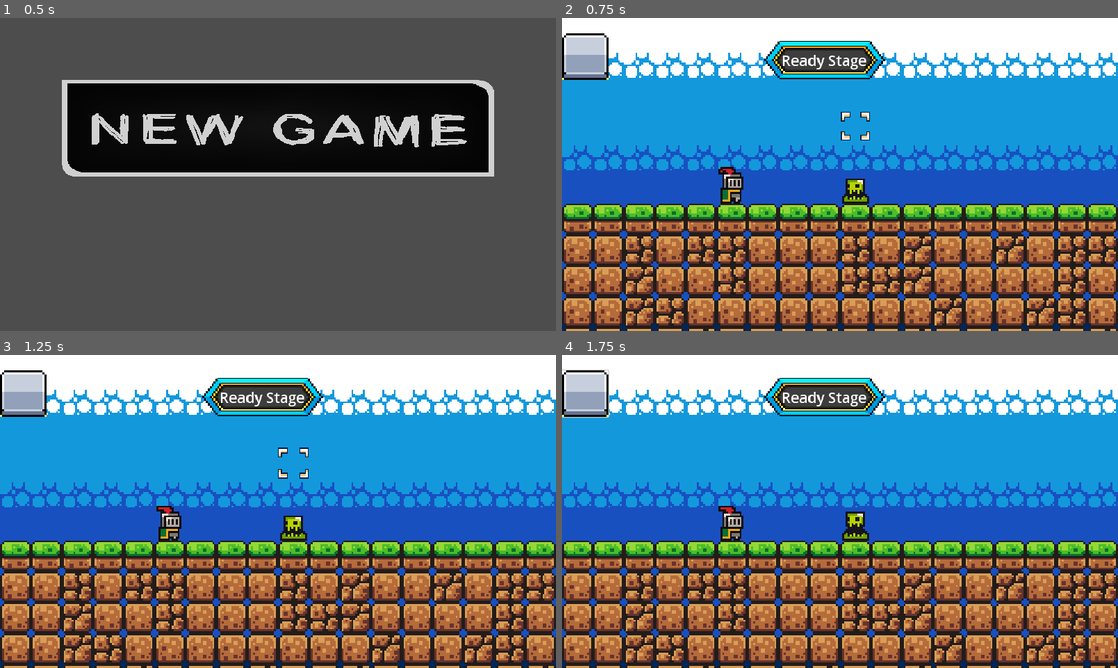
Above: before the commit, frames 1-4 (two rows, left to right).
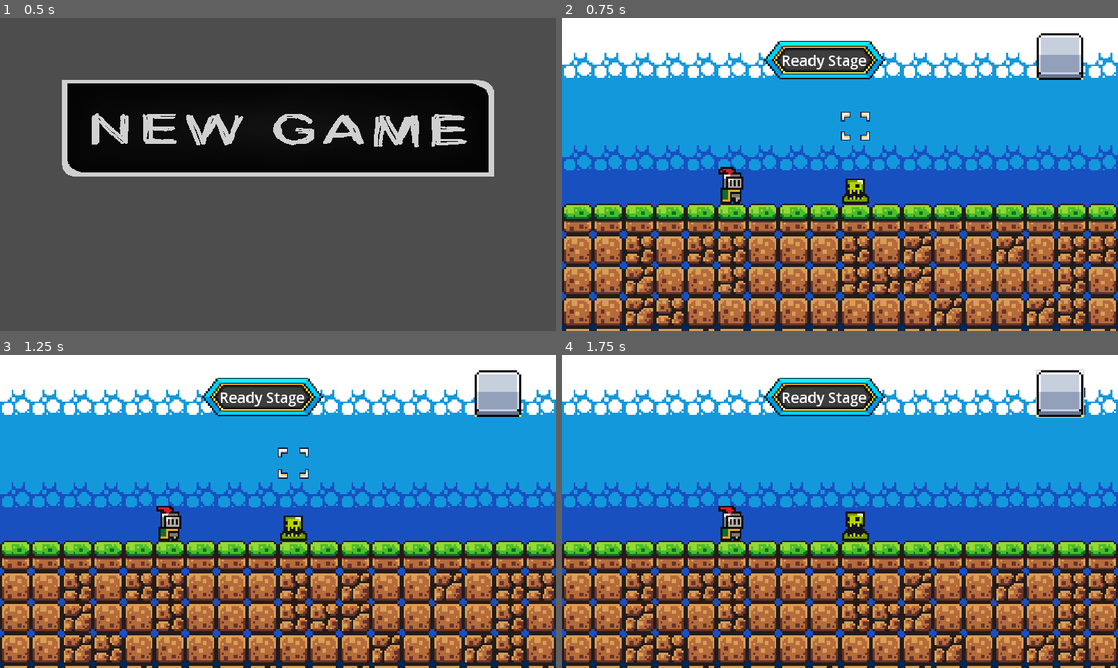
Above: after the commit, the same moments.

Repository: Chenredfish/WorldTrigger
Game: Godot game, scene res://main.tscn
Same seed, same stepped clock (60 frames per second), same inputs: the game is played once before the commit and once after it. The engine's default icon, where the game draws it, is replaced by a stand-in: a white triangle on a blue panel in a dark square.
Inputs (mouse positions are in pixels of both pictures, inside the frame that each line leads up to; where the layout moved, square brackets give the same spot in the first picture):
- Up to frame 1 (0.5 s): no input
- Up to frame 2 (0.75 s): click (840, 127) at 0.5 s
- Up to frame 3 (1.25 s): no input
- Up to frame 4 (1.75 s): click (1062, 392) [584, 392] at 1.25 s

Frame 1 is identical in both runs. In frame 2, 2.3% of the frame differs, in the area x 0-94%, y 4-20%; in frame 3, 2.3%; in frame 4, 2.5%, in the area x 0-95%, y 4-21%.

Commit message:
更改行動顯示器和計算方式

Diff:
--- a/src/UI/action_list.gd
+++ b/src/UI/action_list.gd
@@ -3,6 +3,8 @@
 @onready var actions = $VBoxContainer/Panel/Actions
 @onready var show_button = $VBoxContainer/Panel/Actions/ShowButtonContainer/ShowButton
 @onready var show_button_container = $VBoxContainer/Panel/Actions/ShowButtonContainer
+@onready var actions_num_label = $VBoxContainer/PanelContainer/ActionsNumLabel
+
 
 signal remove_action(action_text:String)
 signal action_end
@@ -16,7 +18,7 @@
 
 func add_action(action : Button):
 
-	if actions_num < 5:
+	if actions_num < 7:
 		current_actions.append(ShowButtonContainer.new())
 		current_actions[-1].custom_minimum_size = show_button_container.custom_minimum_size
 		actions.add_child(current_actions[-1])
@@ -26,6 +28,7 @@
 		new_action.text = action.text
 		new_action.add_theme_font_size_override("font_size", 11)
 		current_actions[-1].add_child(new_action)
+		actions_num += 1
 		new_action.pressed.connect(
 			func():
 				remove_action.emit(current_actions[-1].get_child(0).text)
@@ -35,7 +38,7 @@
 				actions_num -= 1
 
 		)
-		actions_num += 1
+		change_label()
 
 func remove_all_action():
 	while current_actions:
@@ -43,3 +46,8 @@
 		current_actions.remove_at(0)
 		actions_num -= 1
 	action_end.emit()
+	actions_num = 0
+	change_label()
+
+func change_label():
+	actions_num_label.text = str(actions_num) + " / 7"
--- a/src/UI/action_list.tscn
+++ b/src/UI/action_list.tscn
@@ -1,9 +1,16 @@
-[gd_scene load_steps=10 format=3 uid="uid://dy36lnamjv3x"]
+[gd_scene load_steps=12 format=3 uid="uid://dy36lnamjv3x"]
 
 [ext_resource type="Script" path="res://src/UI/action_list.gd" id="1_jug6j"]
 [ext_resource type="Texture2D" uid="uid://6tcknnunbqyv" path="res://assets/UI Buttons/Pixel_Button_spin.png" id="1_pjsyp"]
 [ext_resource type="Texture2D" uid="uid://c1mylnha2cekb" path="res://assets/UI Buttons/Pixel_Button.png" id="3_7o74p"]
 [ext_resource type="Script" path="res://src/UI/action_list_Button.gd" id="4_kyrwg"]
+
+[sub_resource type="StyleBoxTexture" id="StyleBoxTexture_nbpvn"]
+texture = ExtResource("3_7o74p")
+region_rect = Rect2(320, 320, 64, 32)
+
+[sub_resource type="Theme" id="Theme_ytceo"]
+Label/styles/normal = SubResource("StyleBoxTexture_nbpvn")
 
 [sub_resource type="StyleBoxTexture" id="StyleBoxTexture_l7wou"]
 texture = ExtResource("1_pjsyp")
@@ -38,12 +45,12 @@
 theme_override_constants/separation = 20
 
 [node name="PanelContainer" type="PanelContainer" parent="VBoxContainer"]
-custom_minimum_size = Vector2(0, 30)
 layout_mode = 2
 
-[node name="Label" type="Label" parent="VBoxContainer/PanelContainer"]
+[node name="ActionsNumLabel" type="Label" parent="VBoxContainer/PanelContainer"]
 layout_mode = 2
-text = "5 / 7"
+theme = SubResource("Theme_ytceo")
+text = "0 / 7"
 horizontal_alignment = 1
 vertical_alignment = 1
 
--- a/src/UI/ready_fight_form.gd
+++ b/src/UI/ready_fight_form.gd
@@ -1,6 +1,6 @@
 extends Control
 
-@onready var action_list_visable = $UIContainer/HBoxContainer2/ActionList
+@onready var action_list_visable = $UIContainer/HBoxContainer2/ActionList/VBoxContainer
 @onready var skill_container = $UIContainer/SkillContainer
 @onready var skill_menu = $UIContainer/SkillContainer/SkillMenu
 @onready var action_list = $UIContainer/HBoxContainer2/ActionList
@@ -54,8 +54,10 @@
 		if current_action_text == "Move":
 			if abs(mouse_site.x - last_site.x)==1: #目標位置和角色位置距離為1
 				actor_add_behavior.emit(NormalMove.new(mouse_site))
+
 			elif abs(mouse_site.y - last_site.y)==1:
 				actor_add_behavior.emit(NormalJump.new(mouse_site, actor_site))
+				action_list.actions_num += 1
 			#新增殘影在滑鼠點擊位置
 			add_move_reflection.emit(mouse_site,last_site)
 		elif current_action_text == "Normal\nPunch":
